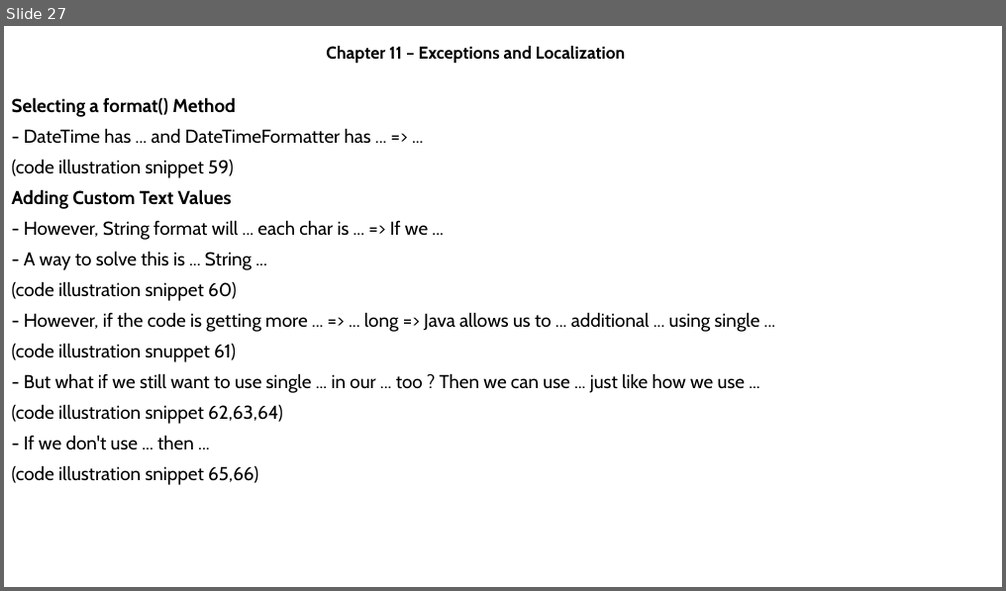
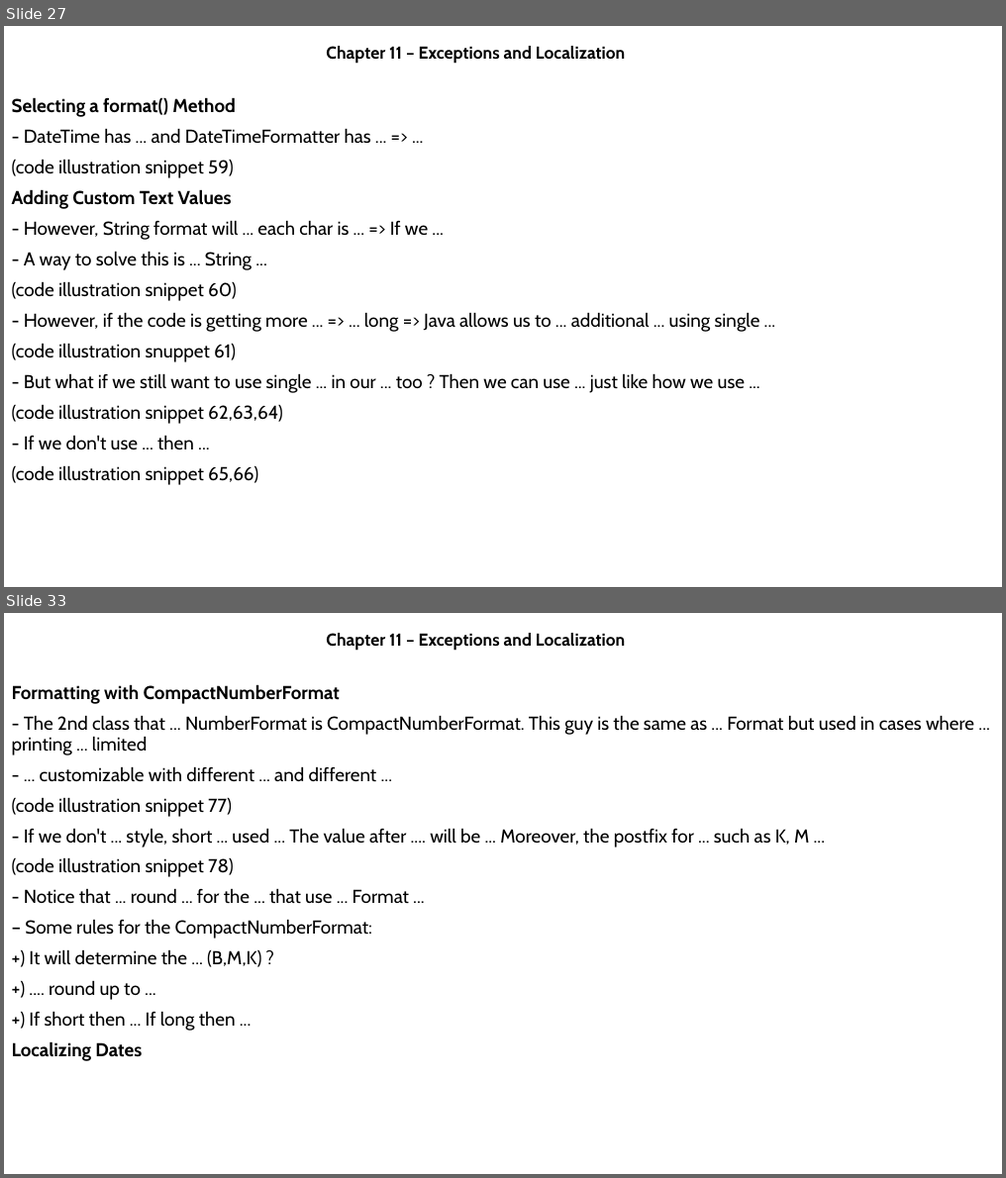
Before and after one commit to MaiDinhVinh/CS-Java, a slide deck: OCP17/Chapter 11 - Exceptions and Localization.pptx. Shown one above the other, each under a label of ours: slide 27 before the commit, slides 27 and 33 after it; the slides between them are not shown. The pictures are 1006x591 and 1006x1178 pixels, drawn with LibreOffice and Linux fonts; fonts in the diff are those of the drawing. Boxes give left, top, right and bottom in pixels: in the first picture for what was removed or moved away, otherwise in the second. Text is boxed around its words. In the diff, an @@ line names an element or a change of style, - is before the commit and + after.

```diff
--- a/OCP17/Chapter 11 - Exceptions and Localization.pptx
+++ b/OCP17/Chapter 11 - Exceptions and Localization.pptx
@@ slide 33 added at (4, 613, 1002, 1174), background #FFFFFF @@
@@ subtitle added at (326, 633, 625, 651), 16.6 pt, text #000000, bold @@
+Chapter 11 – Exceptions and Localization
@@ text added at (12, 684, 974, 1061), 18 pt, text #000000 @@
+Formatting with CompactNumberFormat
+- The 2nd class that ... NumberFormat is CompactNumberFormat. This guy is the same as ... Format but used in cases where ... printing ... limited
+- ... customizable with different ... and different ...
+(code illustration snippet 77)
+- If we don't ... style, short ... used ... The value after .... will be ... Moreover, the postfix for ... such as K, M ...
+(code illustration snippet 78)
+- Notice that ... round ... for the ... that use ... Format ...
+– Some rules for the CompactNumberFormat:
++) It will determine the ... (B,M,K) ?
++) .... round up to ...
++) If short then ... If long then ...
+Localizing Dates
```
Also in this commit, not shown: 13 other slides added.
